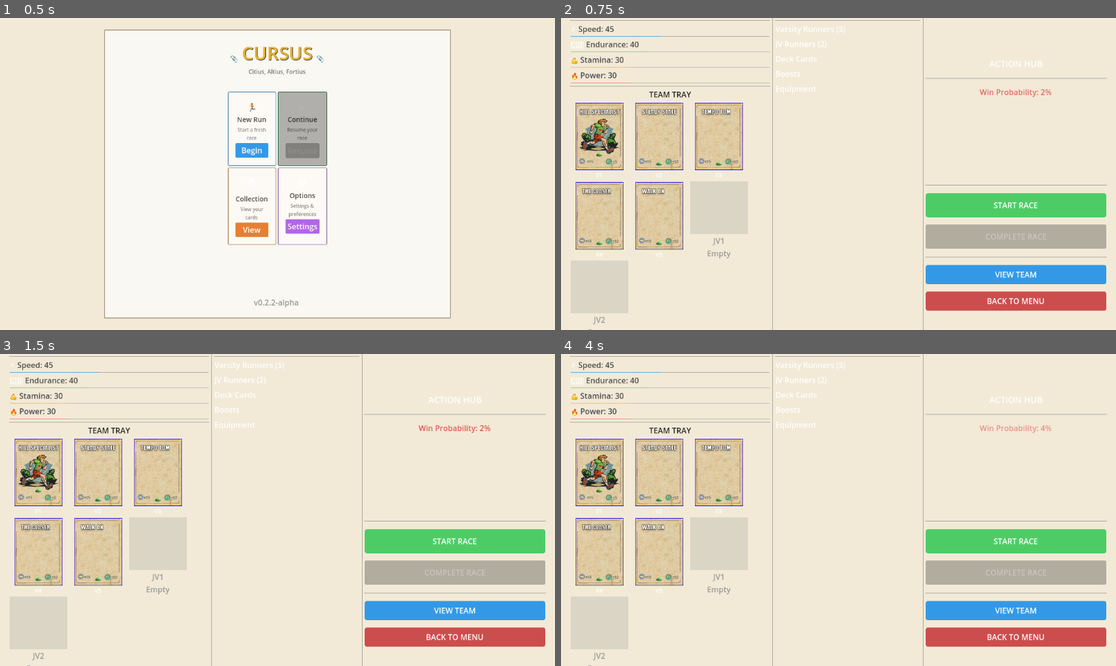
Above: before the commit, frames 1-4 (two rows, left to right).
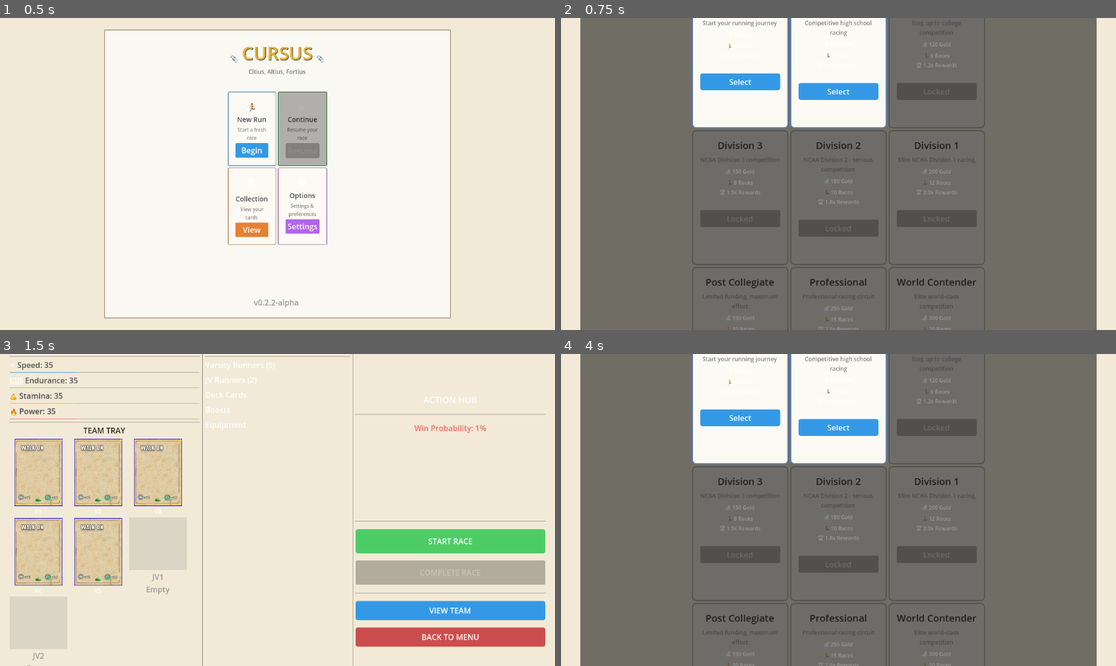
Above: after the commit, the same moments.

Repository: axmariscal/cursus
Game: Godot game, scene res://scenes/core/Main.tscn
Two runs of this game, one before a commit and one after it. Both use one fixed random seed, a clock stepped at 60 frames per second and the inputs below.
Inputs (mouse positions are in pixels of both pictures, inside the frame that each line leads up to):
- Up to frame 1 (0.5 s): no input
- Up to frame 2 (0.75 s): click "Begin" at 0.5 s
- Up to frame 3 (1.5 s): click (177, 416) at 1.25 s, where only the run after the commit has a clickable "Select"
- Up to frame 4 (4 s): click "BACK TO MENU" at 2 s; click "Are you sure?" at 2.75 s; click "Begin" at 3.5 s

Frame 1 is identical in both runs. In frame 2, 93% of the frame differs, in the area x 1-99%, y 0-100%; in frame 3, 3.0%; in frame 4, 93%.

Commit message:
Added divisions, and made the connections to make sure it flows well with the other files.

Diff:
--- /dev/null
+++ b/scenes/core/DivisionSelectScene.tscn
@@ -0,0 +1,108 @@
+[gd_scene load_steps=2 format=3 uid="uid://bq8x7k2m3n4p5"]
+
+[ext_resource type="Script" path="res://scripts/core/DivisionSelect.gd" id="1_division"]
+
+[node name="DivisionSelect" type="Control"]
+layout_mode = 3
+anchors_preset = 15
+anchor_right = 1.0
+anchor_bottom = 1.0
+grow_horizontal = 2
+grow_vertical = 2
+script = ExtResource("1_division")
+
+[node name="Background" type="ColorRect" parent="."]
+layout_mode = 1
+anchors_preset = 15
+anchor_right = 1.0
+anchor_bottom = 1.0
+grow_horizontal = 2
+grow_vertical = 2
+color = Color(0.949, 0.918, 0.843, 1)
+
+[node name="UI" type="CanvasLayer" parent="."]
+
+[node name="ClipboardContainer" type="MarginContainer" parent="UI"]
+anchors_preset = 15
+anchor_right = 1.0
+anchor_bottom = 1.0
+grow_horizontal = 2
+grow_vertical = 2
+theme_override_constants/margin_left = 40
+theme_override_constants/margin_top = 40
+theme_override_constants/margin_right = 40
+theme_override_constants/margin_bottom = 40
+
+[node name="ClipboardPanel" type="PanelContainer" parent="UI/ClipboardContainer"]
+unique_name_in_owner = true
+layout_mode = 2
+size_flags_horizontal = 3
+size_flags_vertical = 3
+
+[node name="ClipboardMargin" type="MarginContainer" parent="UI/ClipboardContainer/ClipboardPanel"]
+layout_mode = 2
+theme_override_constants/margin_left = 30
+theme_override_constants/margin_top = 30
+theme_override_constants/margin_right = 30
+theme_override_constants/margin_bottom = 30
+
+[node name="ClipboardContent" type="VBoxContainer" parent="UI/ClipboardContainer/ClipboardPanel/ClipboardMargin"]
+layout_mode = 2
+size_flags_vertical = 3
+
+[node name="HeaderSection" type="HBoxContainer" parent="UI/ClipboardContainer/ClipboardPanel/ClipboardMargin/ClipboardContent"]
+layout_mode = 2
+size_flags_horizontal = 4
+size_flags_vertical = 0
+
+[node name="TitleContainer" type="VBoxContainer" parent="UI/ClipboardContainer/ClipboardPanel/ClipboardMargin/ClipboardContent/HeaderSection"]
+layout_mode = 2
+size_flags_horizontal = 3
+
+[node name="Title" type="Label" parent="UI/ClipboardContainer/ClipboardPanel/ClipboardMargin/ClipboardContent/HeaderSection/TitleContainer"]
+unique_name_in_owner = true
+layout_mode = 2
+theme_override_font_sizes/font_size = 48
+text = "Select Division"
+horizontal_alignment = 1
+vertical_alignment = 1
+
+[node name="Subtitle" type="Label" parent="UI/ClipboardContainer/ClipboardPanel/ClipboardMargin/ClipboardContent/HeaderSection/TitleContainer"]
+unique_name_in_owner = true
+layout_mode = 2
+theme_override_font_sizes/font_size = 16
+text = "Choose your starting level"
+horizontal_alignment = 1
+vertical_alignment = 1
+
+[node name="DividerLine" type="ColorRect" parent="UI/ClipboardContainer/ClipboardPanel/ClipboardMargin/ClipboardContent"]
+unique_name_in_owner = true
+custom_minimum_size = Vector2(0, 2)
+layout_mode = 2
+size_flags_horizontal = 4
+
+[node name="ContentSpacer" type="Control" parent="UI/ClipboardContainer/ClipboardPanel/ClipboardMargin/ClipboardContent"]
+custom_minimum_size = Vector2(0, 20)
+layout_mode = 2
+size_flags_vertical = 0
+
+[node name="DivisionGrid" type="GridContainer" parent="UI/ClipboardContainer/ClipboardPanel/ClipboardMargin/ClipboardContent"]
+unique_name_in_owner = true
+layout_mode = 2
+size_flags_horizontal = 4
+size_flags_vertical = 3
+columns = 3
+
+[node name="FooterSpacer" type="Control" parent="UI/ClipboardContainer/ClipboardPanel/ClipboardMargin/ClipboardContent"]
+layout_mode = 2
+size_flags_vertical = 3
+
+[node name="FooterSection" type="HBoxContainer" parent="UI/ClipboardContainer/ClipboardPanel/ClipboardMargin/ClipboardContent"]
+layout_mode = 2
+size_flags_horizontal = 4
+
+[node name="BackButton" type="Button" parent="UI/ClipboardContainer/ClipboardPanel/ClipboardMargin/ClipboardContent/FooterSection"]
+unique_name_in_owner = true
+layout_mode = 2
+size_flags_horizontal = 0
+text = "Back to Menu"
--- /dev/null
+++ b/scripts/core/DivisionSelect.gd
@@ -0,0 +1,210 @@
+extends Control
+
+# Division selection scene - Balatro-style deck selection
+
+@onready var division_grid: GridContainer = %DivisionGrid
+@onready var title_label: Label = %Title
+@onready var subtitle_label: Label = %Subtitle
+@onready var back_button: Button = %BackButton
+
+var division_cards: Array[Control] = []
+
+func _ready() -> void:
+	_style_ui()
+	_create_division_cards()
+	_connect_signals()
+
+func _style_ui() -> void:
+	# Style title
+	title_label.add_theme_color_override("font_color", Color(0.9, 0.7, 0.2))  # Gold
+	subtitle_label.add_theme_color_override("font_color", Color(0.4, 0.4, 0.4, 0.9))
+
+	# Style back button
+	var back_style = StyleBoxFlat.new()
+	back_style.bg_color = Color(0.8, 0.3, 0.3)
+	back_style.corner_radius_top_left = 5
+	back_style.corner_radius_top_right = 5
+	back_style.corner_radius_bottom_right = 5
+	back_style.corner_radius_bottom_left = 5
+	back_button.add_theme_stylebox_override("normal", back_style)
+
+	var back_hover = StyleBoxFlat.new()
+	back_hover.bg_color = Color(0.9, 0.4, 0.4)
+	back_hover.corner_radius_top_left = 5
+	back_hover.corner_radius_top_right = 5
+	back_hover.corner_radius_bottom_right = 5
+	back_hover.corner_radius_bottom_left = 5
+	back_button.add_theme_stylebox_override("hover", back_hover)
+
+func _connect_signals() -> void:
+	back_button.pressed.connect(_on_back_pressed)
+
+func _create_division_cards() -> void:
+	# Clear existing cards
+	for card in division_cards:
+		card.queue_free()
+	division_cards.clear()
+
+	# Create cards for each division
+	var division_order = [
+		"middle_school",
+		"high_school",
+		"junior_college",
+		"d3",
+		"d2",
+		"d1",
+		"post_collegiate",
+		"professional",
+		"world_contender"
+	]
+
+	for division_key in division_order:
+		var card = _create_division_card(division_key)
+		if card:
+			division_grid.add_child(card)
+			division_cards.append(card)
+
+func _create_division_card(division_key: String) -> Control:
+	var config = GameManager.get_division_config(division_key)
+	if config.is_empty():
+		return null
+
+	var is_unlocked = GameManager.is_division_unlocked(division_key)
+
+	# Create card container
+	var card_container = PanelContainer.new()
+	card_container.custom_minimum_size = Vector2(200, 280)
+
+	# Card margin
+	var card_margin = MarginContainer.new()
+	card_margin.set("theme_override_constants/margin_left", 15)
+	card_margin.set("theme_override_constants/margin_top", 15)
+	card_margin.set("theme_override_constants/margin_right", 15)
+	card_margin.set("theme_override_constants/margin_bottom", 15)
+	card_container.add_child(card_margin)
+
+	# Card content
+	var card_content = VBoxContainer.new()
+	card_content.add_theme_constant_override("separation", 8)
+	card_margin.add_child(card_content)
+
+	# Division name
+	var name_label = Label.new()
+	name_label.text = config.get("name", division_key)
+	name_label.horizontal_alignment = HORIZONTAL_ALIGNMENT_CENTER
+	name_label.add_theme_font_size_override("font_size", 20)
+	name_label.add_theme_color_override("font_color", Color(0.2, 0.2, 0.2))
+	card_content.add_child(name_label)
+
+	# Description
+	var desc_label = Label.new()
+	desc_label.text = config.get("description", "")
+	desc_label.horizontal_alignment = HORIZONTAL_ALIGNMENT_CENTER
+	desc_label.autowrap_mode = TextServer.AUTOWRAP_WORD_SMART
+	desc_label.add_theme_font_size_override("font_size", 12)
+	desc_label.add_theme_color_override("font_color", Color(0.5, 0.5, 0.5))
+	card_content.add_child(desc_label)
+
+	# Stats section
+	var stats_container = VBoxContainer.new()
+	stats_container.add_theme_constant_override("separation", 4)
+	card_content.add_child(stats_container)
+
+	# Starting gold
+	var gold_label = Label.new()
+	gold_label.text = "💰 %d Gold" % config.get("starting_gold", 100)
+	gold_label.horizontal_alignment = HORIZONTAL_ALIGNMENT_CENTER
+	gold_label.add_theme_font_size_override("font_size", 11)
+	stats_container.add_child(gold_label)
+
+	# Antes (races)
+	var antes_label = Label.new()
+	antes_label.text = "🏃 %d Races" % config.get("antes", 5)
+	antes_label.horizontal_alignment = HORIZONTAL_ALIGNMENT_CENTER
+	antes_label.add_theme_font_size_override("font_size", 11)
+	stats_container.add_child(antes_label)
+
+	# Reward multiplier
+	var reward_label = Label.new()
+	var multiplier = config.get("reward_multiplier", 1.0)
+	reward_label.text = "🏆 %.1fx Rewards" % multiplier
+	reward_label.horizontal_alignment = HORIZONTAL_ALIGNMENT_CENTER
+	reward_label.add_theme_font_size_override("font_size", 11)
+	stats_container.add_child(reward_label)
+
+	# Spacer
+	var spacer = Control.new()
+	spacer.custom_minimum_size = Vector2(0, 10)
+	card_content.add_child(spacer)
+
+	# Select button
+	var select_button = Button.new()
+	select_button.text = "Select" if is_unlocked else "Locked"
+	select_button.disabled = not is_unlocked
+	select_button.custom_minimum_size = Vector2(0, 35)
+	select_button.pressed.connect(_on_division_selected.bind(division_key))
+	card_content.add_child(select_button)
+
+	# Style the card
+	_style_division_card(card_container, is_unlocked, config)
+
+	# Style the button
+	_style_division_button(select_button, is_unlocked)
+
+	return card_container
+
+func _style_division_card(card: PanelContainer, is_unlocked: bool, config: Dictionary) -> void:
+	var card_style = StyleBoxFlat.new()
+
+	if is_unlocked:
+		# Unlocked: bright colors
+		card_style.bg_color = Color(0.99, 0.98, 0.96, 1.0)
+		card_style.border_color = Color(0.3, 0.5, 0.8, 0.8)
+	else:
+		# Locked: dimmed
+		card_style.bg_color = Color(0.7, 0.7, 0.7, 0.5)
+		card_style.border_color = Color(0.4, 0.4, 0.4, 0.6)
+		card.modulate = Color(0.6, 0.6, 0.6, 1.0)  # Dim the whole card
+
+	card_style.border_width_left = 2
+	card_style.border_width_top = 2
+	card_style.border_width_right = 2
+	card_style.border_width_bottom = 2
+	card_style.corner_radius_top_left = 8
+	card_style.corner_radius_top_right = 8
+	card_style.corner_radius_bottom_right = 8
+	card_style.corner_radius_bottom_left = 8
+
+	card.add_theme_stylebox_override("panel", card_style)
+
+func _style_division_button(button: Button, is_unlocked: bool) -> void:
+	var style_normal = StyleBoxFlat.new()
+	style_normal.corner_radius_top_left = 5
+	style_normal.corner_radius_top_right = 5
+	style_normal.corner_radius_bottom_right = 5
+	style_normal.corner_radius_bottom_left = 5
+
+	if is_unlocked:
+		style_normal.bg_color = Color(0.2, 0.6, 0.9)
+		button.add_theme_color_override("font_color", Color.WHITE)
+	else:
+		style_normal.bg_color = Color(0.4, 0.4, 0.4)
+		button.add_theme_color_override("font_color", Color(0.7, 0.7, 0.7))
+
+	button.add_theme_stylebox_override("normal", style_normal)
+
+	var style_hover = StyleBoxFlat.new()
+	style_hover.corner_radius_top_left = 5
+	style_hover.corner_radius_top_right = 5
+	style_hover.corner_radius_bottom_right = 5
+	style_hover.corner_radius_bottom_left = 5
+	style_hover.bg_color = style_normal.bg_color.lightened(0.15)
+	button.add_theme_stylebox_override("hover", style_hover)
+
+func _on_division_selected(division_key: String) -> void:
+	# Start new run with selected division
+	GameManager.start_new_run(division_key)
+	get_tree().change_scene_to_file("res://scenes/run/Run.tscn")
+
+func _on_back_pressed() -> void:
+	get_tree().change_scene_to_file("res://scenes/core/Main.tscn")
--- a/scripts/core/GameManager.gd
+++ b/scripts/core/GameManager.gd
@@ -35,25 +35,157 @@
 var base_stamina := 10
 var base_power := 10
 
-
-func start_new_run():
+# ============================================
+# DIVISION SYSTEM
+# ============================================
+
+var current_division: String = "high_school"
+var division_config: Dictionary = {}
+
+# Division definitions
+const DIVISIONS = {
+	"middle_school": {
+		"name": "Middle School",
+		"starting_gold": 50,
+		"antes": 3,
+		"difficulty_curve": 0.10,
+		"reward_multiplier": 0.5,
+		"starting_team_tier": "basic",
+		"unlock_requirement": null,
+		"description": "Start your running journey"
+	},
+	"high_school": {
+		"name": "High School",
+		"starting_gold": 100,
+		"antes": 5,
+		"difficulty_curve": 0.15,
+		"reward_multiplier": 1.0,
+		"starting_team_tier": "common",
+		"unlock_requirement": "middle_school",
+		"description": "Competitive high school racing"
+	},
+	"junior_college": {
+		"name": "Junior College",
+		"starting_gold": 120,
+		"antes": 6,
+		"difficulty_curve": 0.18,
+		"reward_multiplier": 1.2,
+		"starting_team_tier": "common+",
+		"unlock_requirement": "high_school",
+		"description": "Step up to college competition"
+	},
+	"d3": {
+		"name": "Division 3",
+		"starting_gold": 150,
+		"antes": 8,
+		"difficulty_curve": 0.20,
+		"reward_multiplier": 1.5,
+		"starting_team_tier": "rare",
+		"unlock_requirement": "junior_college",
+		"description": "NCAA Division 3 competition"
+	},
+	"d2": {
+		"name": "Division 2",
+		"starting_gold": 180,
+		"antes": 10,
+		"difficulty_curve": 0.22,
+		"reward_multiplier": 1.8,
+		"starting_team_tier": "rare+",
+		"unlock_requirement": "d3",
+		"description": "NCAA Division 2 - serious competition"
+	},
+	"d1": {
+		"name": "Division 1",
+		"starting_gold": 200,
+		"antes": 12,
+		"difficulty_curve": 0.25,
+		"reward_multiplier": 2.0,
+		"starting_team_tier": "epic",
+		"unlock_requirement": "d2",
+		"description": "Elite NCAA Division 1 racing"
+	},
+	"post_collegiate": {
+		"name": "Post Collegiate",
+		"starting_gold": 150,
+		"antes": 10,
+		"difficulty_curve": 0.28,
+		"reward_multiplier": 2.2,
+		"starting_team_tier": "epic",
+		"unlock_requirement": "d1",
+		"special_rule": "limited_funding",
+		"description": "Limited funding, maximum effort"
+	},
+	"professional": {
+		"name": "Professional",
+		"starting_gold": 250,
+		"antes": 15,
+		"difficulty_curve": 0.30,
+		"reward_multiplier": 2.5,
+		"starting_team_tier": "legendary",
+		"unlock_requirement": "post_collegiate",
+		"description": "Professional racing circuit"
+	},
+	"world_contender": {
+		"name": "World Contender",
+		"starting_gold": 300,
+		"antes": 20,
+		"difficulty_curve": 0.35,
+		"reward_multiplier": 3.0,
+		"starting_team_tier": "legendary",
+		"unlock_requirement": "professional",
+		"description": "Elite world-class competition"
+	}
+}
+
+# Track unlocked divisions (start with middle_school and high_school)
+var unlocked_divisions = ["middle_school", "high_school"]
+
+func is_division_unlocked(division_key: String) -> bool:
+	return unlocked_divisions.has(division_key)
+
+func unlock_division(division_key: String) -> void:
+	if not unlocked_divisions.has(division_key):
+		unlocked_divisions.append(division_key)
+		print("Unlocked division: ", division_key)
+		# TODO: Save to file for persistence
+
+func get_division_config(division_key: String) -> Dictionary:
+	if DIVISIONS.has(division_key):
+		return DIVISIONS[division_key]
+	return {}
+
+func start_new_run(division_key: String = "high_school"):
+	# Set division
+	current_division = division_key
+	division_config = get_division_config(division_key)
+
+	# Initialize run state
 	seed = randi()
 	race_counter = 0  # Reset race counter for new run
 	randomize()
 	current_ante = 1
+	max_ante = division_config.get("antes", 5)
 	current_race_type = get_race_type_for_ante(current_ante)
 	run_active = true
-	gold = 100  # Starting gold
+
+	# Set starting gold based on division
+	gold = division_config.get("starting_gold", 100)
+
+	# Clear all collections
 	varsity_team.clear()
 	jv_team.clear()
 	deck.clear()
 	jokers.clear()
 	shop_inventory.clear()
 
-	# Give starting runners (5 basic varsity runners)
-	_give_starting_runners()
-
-	print("New run started with seed: ", seed, " Gold: ", gold, " Race Type: ", get_race_type_name())
+	# Give starting team based on division tier
+	var tier = division_config.get("starting_team_tier", "common")
+	_give_starting_team_for_division(tier)
+
+	# Apply special rules
+	_apply_division_special_rules(division_config)
+
+	print("New run started - Division: ", division_config.get("name", "Unknown"), " Seed: ", seed, " Gold: ", gold, " Max Antes: ", max_ante)
 
 
 func _give_starting_runners():
@@ -72,12 +204,104 @@
 
 	print("Starting team: ", varsity_team.size(), " varsity runners")
 
+func _give_starting_team_for_division(tier: String) -> void:
+	match tier:
+		"basic":
+			# 5 very basic runners (all Freshman Walk-on)
+			for i in range(5):
+				add_varsity_runner("Runner: Freshman Walk-on")
+		"common":
+			# Mix of common runners (current system)
+			_give_starting_runners()
+		"common+":
+			# Common runners + 1 rare
+			_give_starting_runners()
+			# Replace one with a better runner
+			if varsity_team.size() > 0:
+				varsity_team[0] = "Runner: Track Tourist"
+		"rare":
+			# Mix of rare runners
+			var rare_runners = [
+				"Runner: Track Tourist",
+				"Runner: Short-Cutter",
+				"Runner: Hill Specialist",
+				"Runner: Tempo Runner",
+				"Runner: The Closer"
+			]
+			for runner in rare_runners:
+				add_varsity_runner(runner)
+		"rare+":
+			# Rare runners + 1 epic
+			var rare_plus_runners = [
+				"Runner: Track Tourist",
+				"Runner: Short-Cutter",
+				"Runner: Elite V-State Harrier",
+				"Runner: Tempo Runner",
+				"Runner: The Closer"
+			]
+			for runner in rare_plus_runners:
+				add_varsity_runner(runner)
+		"epic":
+			# Epic runners
+			var epic_runners = [
+				"Runner: Elite V-State Harrier",
+				"Runner: All-Terrain Captain",
+				"Runner: Ghost of the Woods",
+				"Runner: Track Tourist",
+				"Runner: The Closer"
+			]
+			for runner in epic_runners:
+				add_varsity_runner(runner)
+		"legendary":
+			# Best starting team
+			var legendary_runners = [
+				"Runner: The Legend",
+				"Runner: Elite V-State Harrier",
+				"Runner: All-Terrain Captain",
+				"Runner: Ghost of the Woods",
+				"Runner: Track Tourist"
+			]
+			for runner in legendary_runners:
+				add_varsity_runner(runner)
+		_:
+			# Default to common
+			_give_starting_runners()
+
+	print("Starting team (tier: ", tier, "): ", varsity_team.size(), " varsity runners")
+
+func _apply_division_special_rules(config: Dictionary) -> void:
+	# Apply special rules based on division
+	var special_rule = config.get("special_rule", "")
+	match special_rule:
+		"limited_funding":
+			# Post Collegiate: Shop items cost more (handled in Shop.gd)
+			pass  # Will be checked in shop pricing
+		_:
+			pass
+
 
 func advance_ante():
 	current_ante += 1
+	# Check if we've reached max ante for this division
+	if current_ante > max_ante:
+		current_ante = max_ante
+		print("Reached max ante for division: ", max_ante)
+
 	# Update race type for new ante
 	current_race_type = get_race_type_for_ante(current_ante)
 	print("Advanced to ante ", current_ante, " Race Type: ", _get_race_type_name(current_race_type))
+
+	# Check if we completed the division (unlock next one)
+	if current_ante >= max_ante:
+		_check_division_completion()
+
+func _check_division_completion() -> void:
+	# Find what division this one unlocks
+	for key in DIVISIONS:
+		var config = DIVISIONS[key]
+		if config.get("unlock_requirement") == current_division:
+			unlock_division(key)
+			print("Completed division! Unlocked: ", config.get("name", key))
 
 # ============================================
 # RACE TYPE SYSTEM
@@ -165,7 +389,10 @@
 		_:
 			race_type_multiplier = 1.0  # Base
 
-	return int(base_reward * race_type_multiplier)
+	# Apply division reward multiplier
+	var division_multiplier = division_config.get("reward_multiplier", 1.0)
+
+	return int(base_reward * race_type_multiplier * division_multiplier)
 
 func calculate_consolation_reward() -> int:
 	# Consolation reward for losing: 35% of win reward
--- a/scripts/core/Shop.gd
+++ b/scripts/core/Shop.gd
@@ -154,7 +154,16 @@
 
 	# Scale price with ante (later antes = slightly more expensive)
 	var ante_modifier = 1.0 + (GameManager.current_ante * 0.05)  # 5% increase per ante
-	return int(base_price * ante_modifier)
+	var final_price = int(base_price * ante_modifier)
+
+	# Apply division special rules
+	if GameManager.division_config.has("special_rule"):
+		match GameManager.division_config.get("special_rule"):
+			"limited_funding":
+				# Post Collegiate: Items cost 1.5x more
+				final_price = int(final_price * 1.5)
+
+	return final_price
 
 func _get_item_rarity(category: String, base_name: String) -> ItemRarity:
 	# Determine if item is rare or epic
--- a/scripts/run/RunState.gd
+++ b/scripts/run/RunState.gd
@@ -99,6 +99,17 @@
 	var completed_ante = race_result.get("completed_ante", GameManager.current_ante)
 	if race_result.won:
 		result_message += "Ante %d → Ante %d\n" % [completed_ante, GameManager.current_ante]
+
+		# Check if division is completed
+		if GameManager.current_ante >= GameManager.max_ante:
+			result_message += "\n🏆 DIVISION COMPLETE! 🏆\n"
+			result_message += "You've completed %s!\n" % GameManager.division_config.get("name", "this division")
+			# Check what was unlocked
+			for key in GameManager.DIVISIONS:
+				var config = GameManager.DIVISIONS[key]
+				if config.get("unlock_requirement") == GameManager.current_division:
+					if GameManager.is_division_unlocked(key):
+						result_message += "Unlocked: %s" % config.get("name", key)
 	else:
 		result_message += "Run Ended at Ante %d" % completed_ante
 
--- a/scripts/ui/MainMenu.gd
+++ b/scripts/ui/MainMenu.gd
@@ -292,9 +292,8 @@
 		continue_card.modulate = Color(1.0, 1.0, 1.0, 1.0)  # Full opacity
 
 func _on_new_run_pressed() -> void:
-	# Start a new run and transition to Run scene
-	GameManager.start_new_run()
-	get_tree().change_scene_to_file("res://scenes/run/Run.tscn")
+	# Navigate to division selection scene
+	get_tree().change_scene_to_file("res://scenes/core/DivisionSelectScene.tscn")
 
 func _on_continue_pressed() -> void:
 	# Continue existing run if one is active
Not shown, added: scripts/core/DivisionSelect.gd.uid
